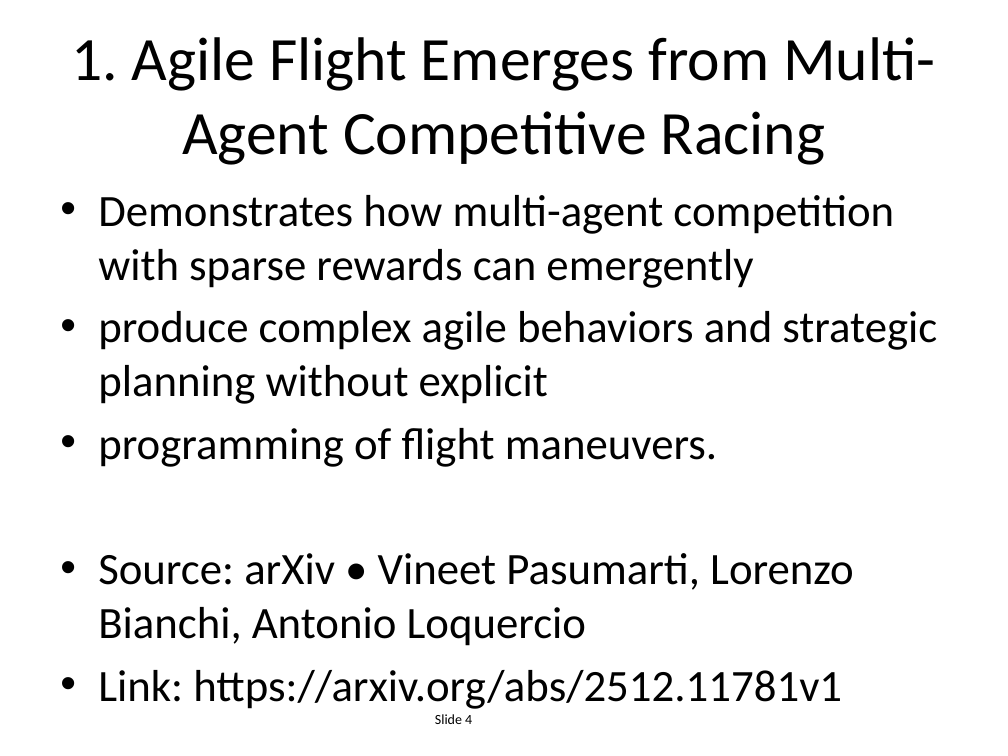
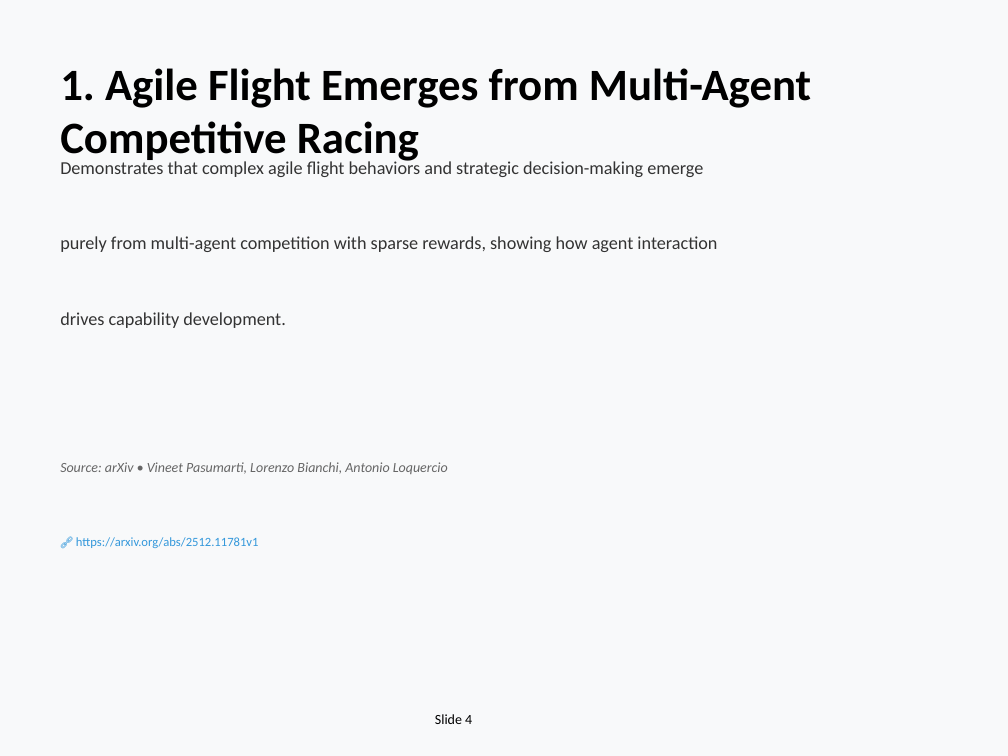
Before and after one commit to EiriniOr/ai-weekly-digest, a slide deck: slide 4 of AI_Weekly_2025-12-15.pptx. Drawn at 1008x756 pixels with LibreOffice and Linux fonts; fonts in the diff are those of the drawing. Boxes give left, top, right and bottom in pixels: in the first picture for what was removed or moved away, otherwise in the second. Text is boxed around its words. In the diff, an @@ line names an element or a change of style, - is before the commit and + after.

```diff
--- a/AI_Weekly_2025-12-15.pptx
+++ b/AI_Weekly_2025-12-15.pptx
@@ background #FFFFFF to #F8F9FA @@
@@ text "1. Agile Flight Emerges from ...": place and size @@
-text "1. Agile Flight Emerges from ..." at bbox=[71, 37, 935, 165]
+text "1. Agile Flight Emerges from ..." at bbox=[60, 68, 811, 165]
@@ text "1. Agile Flight Emerges from ..." at bbox=[60, 68, 811, 165]: size 44 to 32 pt, bold on; alignment centre to left; vertical alignment middle to top @@
@@ text added at bbox=[60, 159, 703, 177], 13 pt, text #333333 @@
+Demonstrates that complex agile flight behaviors and strategic decision-making emerge
@@ text removed at bbox=[98, 195, 937, 709] @@
-• Demonstrates how multi-agent competition with sparse rewards can emergently
-• produce complex agile behaviors and strategic planning without explicit
-• programming of flight maneuvers.
-• Source: arXiv • Vineet Pasumarti, Lorenzo Bianchi, Antonio Loquercio
-• Link: https://arxiv.org/abs/2512.11781v1
@@ text added at bbox=[60, 236, 717, 252], 13 pt, text #333333 @@
+purely from multi-agent competition with sparse rewards, showing how agent interaction
@@ text added at bbox=[60, 312, 285, 328], 13 pt, text #333333 @@
+drives capability development.
@@ text added at bbox=[60, 462, 448, 474], 10 pt, text #666666, italic @@
+Source: arXiv • Vineet Pasumarti, Lorenzo Bianchi, Antonio Loquercio
@@ text added at bbox=[76, 537, 259, 548], 9 pt, text #3498DB @@
+🔗 https://arxiv.org/abs/2512.11781v1
```
Also in this commit, not shown: 20 other slides changed, 4 slides added, 4 slides removed, 1 other file.
